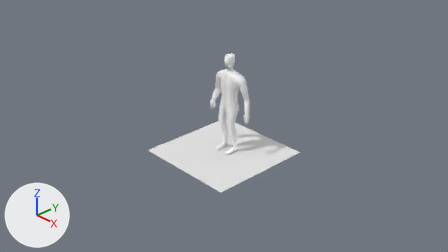
An edit to the Blender file Assets/Models/blend/PlayerModelMale.blend, drawn before and after from the same camera.
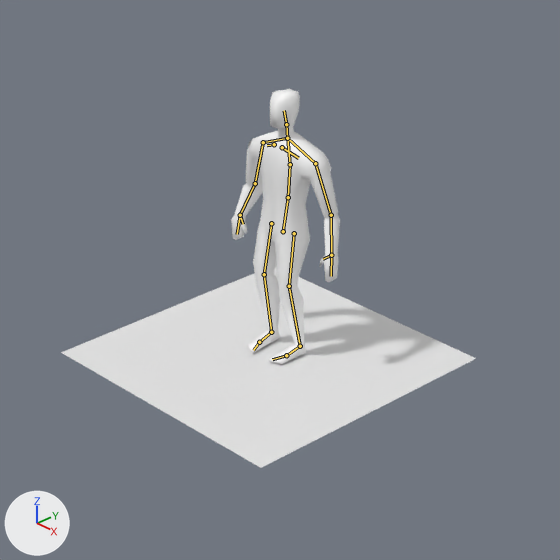
Old and new are each drawn from the file's camera 'Camera' and again close up on the part from 28% to 74% of the width and 8% to 90% of the height. Arrows for +X, +Y and +Z are at lower left; the lights stay in place. The bones that bend it are drawn over the model as lines in the close-ups.
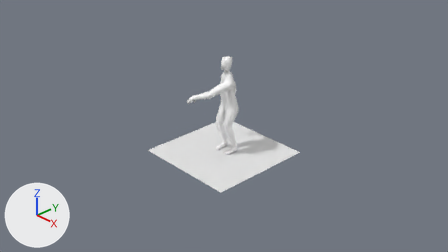
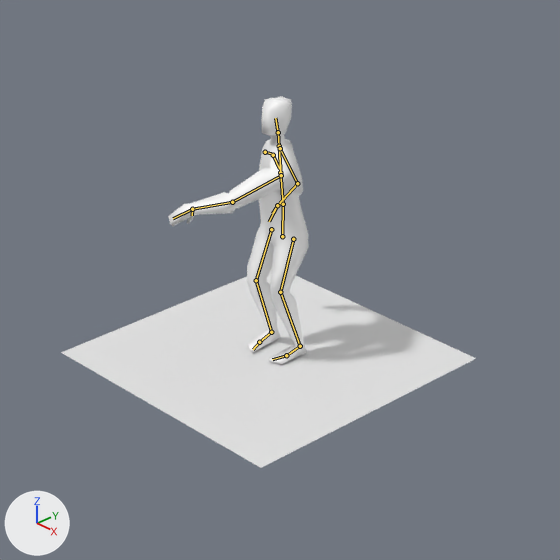
The newer file adds an action. The first version stands in its rest pose; the second is drawn at frame 10 of the action 'Hit'.

Pixel boxes [x1, y1, x2, y2] of what changed, in the close-ups (560 x 560 px):
'Cube', posed (29% wider)
    before: [231, 88, 340, 364]
    after: [168, 96, 309, 364]
bone 'root.001', root to tip
    before: (283, 231) to (288, 197)
    after: (282, 236) to (283, 204)
bone 'root.002', root to tip
    before: (288, 197) to (290, 164)
    after: (283, 204) to (280, 172)
bone 'root.003', root to tip
    before: (290, 164) to (287, 138)
    after: (280, 172) to (279, 146)
bone 'Shoulder.l', root to tip
    before: (287, 138) to (315, 163)
    after: (279, 146) to (281, 175)
bone 'UpperArm.l', root to tip
    before: (315, 163) to (331, 215)
    after: (281, 175) to (232, 202)
bone 'LowerArm.l', root to tip
    before: (331, 215) to (331, 255)
    after: (232, 202) to (192, 209)
bone 'Hand.l', root to tip
    before: (331, 255) to (331, 276)
    after: (192, 209) to (173, 218)
bone 'Thumb.l', root to tip
    before: (331, 255) to (323, 259)
    after: (192, 209) to (192, 215)
bone 'collarbone.l', root to tip
    before: (282, 147) to (298, 158)
    after: (273, 155) to (279, 169)
bone 'Shoulder.r', root to tip
    before: (287, 138) to (263, 142)
    after: (279, 146) to (280, 148)
bone 'UpperArm.r', root to tip
    before: (263, 142) to (255, 183)
    after: (280, 148) to (297, 183)
bone 'LowerArm.r', root to tip
    before: (255, 183) to (240, 215)
    after: (297, 183) to (277, 205)
bone 'collarbone.r', root to tip
    before: (274, 144) to (267, 145)
    after: (265, 152) to (271, 153)

The edits, one by one:
Bone 'root.001' (bone_root_001) moves from (0.0, 0.0, 0.0) to (0.0, -0.21, 0.04).
Bone 'root.001' (bone_root_001) turns from (0, 0, 0) to (-11, 0, 0) degrees about its own x, y and z.
Bone 'root.002' (bone_root_002) turns from (0, 0, 0) to (1, 0, 0) degrees about its own x, y and z.
Bone 'root.003' (bone_root_003) turns from (0, 0, 0) to (13, 0, 0) degrees about its own x, y and z.
Bone 'Shoulder.l' (bone_shoulder_l) turns from (0, 0, 0) to (-40, 12, -16) degrees about its own x, y and z.
Bone 'UpperArm.l' (bone_upperarm_l) turns from (0, 0, 0) to (-56, 0, -43) degrees about its own x, y and z.
Bone 'LowerArm.l' (bone_lowerarm_l) turns from (0, 0, 0) to (-6, 5, 5) degrees about its own x, y and z.
Bone 'Hand.l' (bone_hand_l) turns from (0, 0, 0) to (0, 16, 1) degrees about its own x, y and z.
Bone 'Thumb.l' (bone_thumb_l) turns from (0, 0, 0) to (14, 8, 5) degrees about its own x, y and z.
Bone 'collarbone.l' (bone_collarbone_l) turns from (0, 0, 0) to (-38, 11, -20) degrees about its own x, y and z.
Bone 'Shoulder.r' (bone_shoulder_r) turns from (0, 0, 0) to (37, 19, -5) degrees about its own x, y and z.
Bone 'UpperArm.r' (bone_upperarm_r) turns from (0, 0, 0) to (18, -4, 0) degrees about its own x, y and z.
Bone 'LowerArm.r' (bone_lowerarm_r) turns from (0, 0, 0) to (-29, 12, 8) degrees about its own x, y and z.
Bone 'collarbone.r' (bone_collarbone_r) turns from (0, 0, 0) to (35, 21, -10) degrees about its own x, y and z.
Bone 'Target.l' (bone_target_l) turns from (0, 0, 0) to (10, 0, 0) degrees about its own x, y and z.
Bone 'Target.r' (bone_target_r) turns from (0, 0, 0) to (10, 0, 0) degrees about its own x, y and z.
